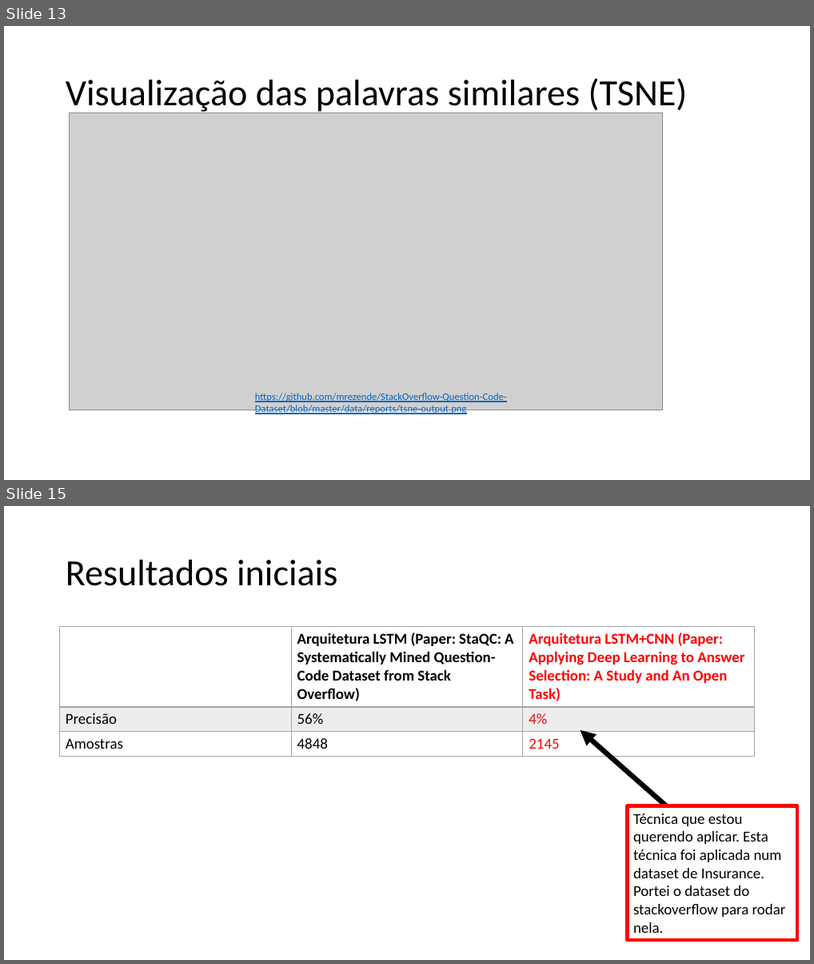
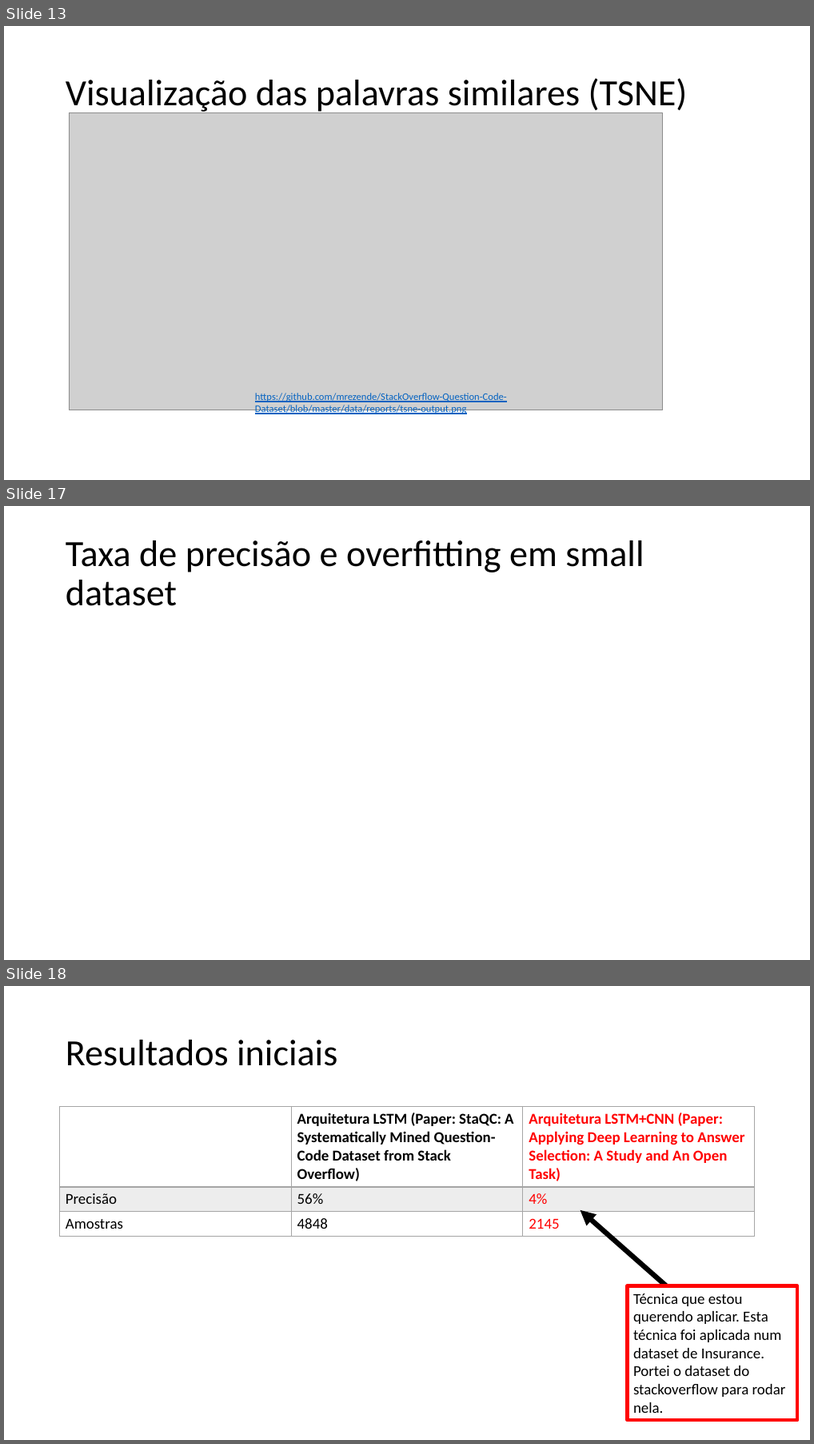
Before and after one commit to mrezende/Question-Answer-Selection, a slide deck: draft/presentation_draft.pptx. Shown one above the other, each under a label of ours: slides 13 and 15 before the commit, slides 13, 17 and 18 after it; the slides between them are not shown. The pictures are 814x964 and 814x1444 pixels, drawn with LibreOffice and Linux fonts; fonts in the diff are those of the drawing; grey boxes stand for pictures. Boxes give left, top, right and bottom in pixels: in the first picture for what was removed or moved away, otherwise in the second. Text is boxed around its words. In the diff, an @@ line names an element or a change of style, - is before the commit and + after.

```diff
--- a/draft/presentation_draft.pptx
+++ b/draft/presentation_draft.pptx
@@ slide 17 added at (4, 506, 810, 960), background #FFFFFF @@
@@ title added at (66, 540, 644, 606), 44 pt, text #000000 @@
+Taxa de precisão e overfitting em small dataset
@@ what was slide 15 is now slide 18 @@
```
Also in this commit, not shown: 1 slide changed, 2 other slides added, 3 other files.
